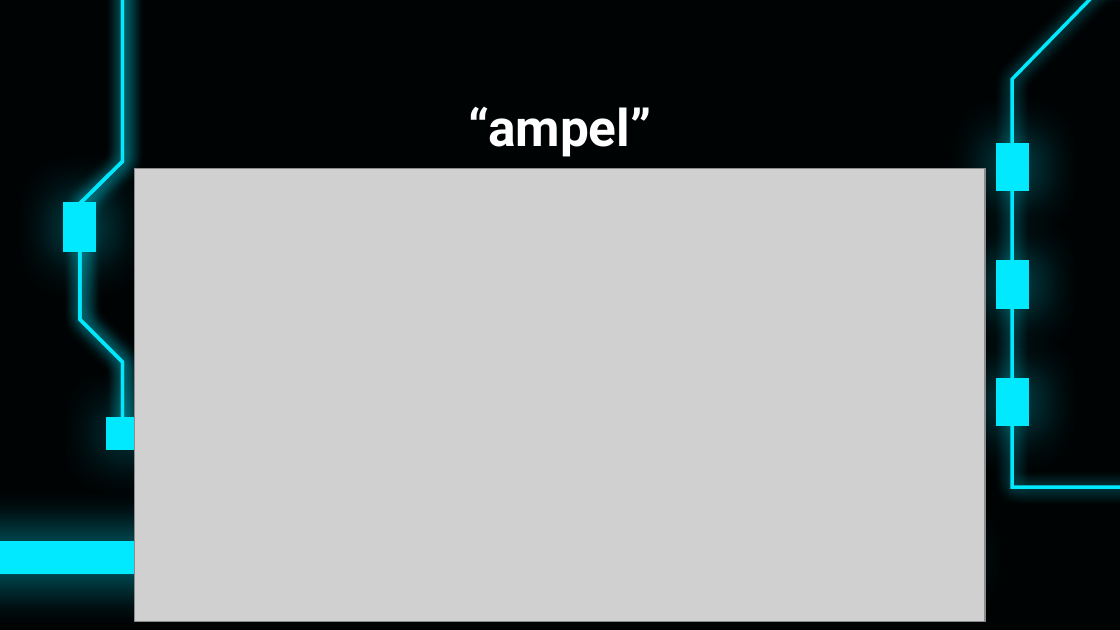
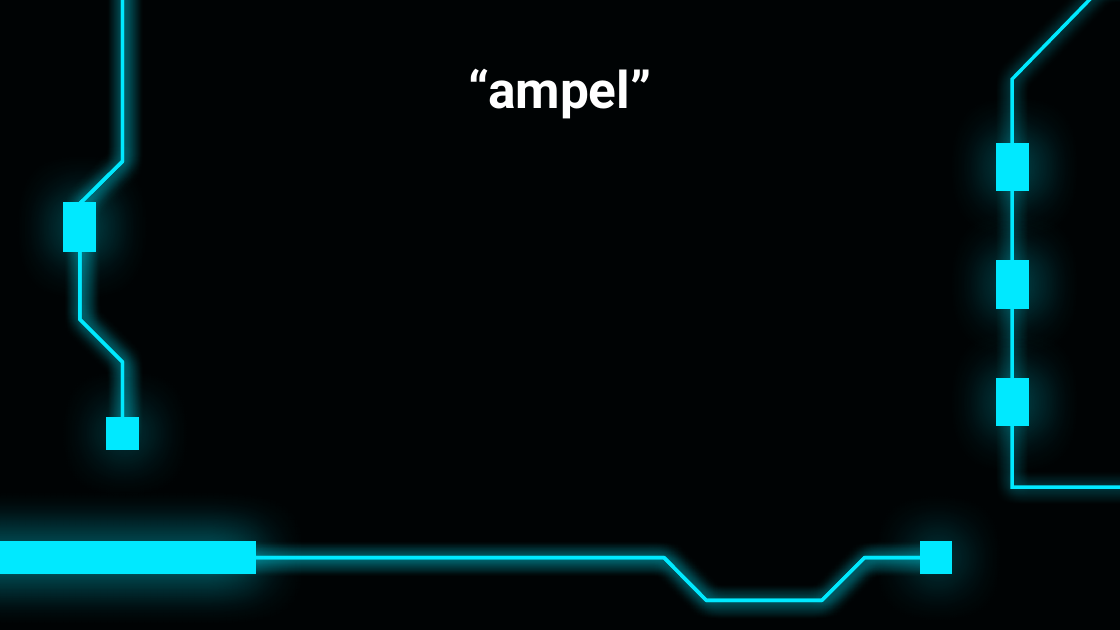
Before and after one commit to bayerju/mikro_loabor, a slide deck: slide 8 of MIC.pptx. Drawn at 1120x630 pixels with LibreOffice and Linux fonts; fonts in the diff are those of the drawing; grey boxes stand for pictures; background and template pictures are left out. Boxes give left, top, right and bottom in pixels: in the first picture for what was removed or moved away, otherwise in the second. Text is boxed around its words. In the diff, an @@ line names an element or a change of style, - is before the commit and + after.

```diff
--- a/MIC.pptx
+++ b/MIC.pptx
@@ title "“ampel”": place and size @@
-title "“ampel”" at bbox=[469, 106, 652, 157]
+title "“ampel”" at bbox=[469, 68, 652, 119]
@@ picture removed at bbox=[134, 169, 984, 622] @@
```
Also in this commit, not shown: 8 other slides changed, 6 slides added, 5 slides removed, 4 other files.
